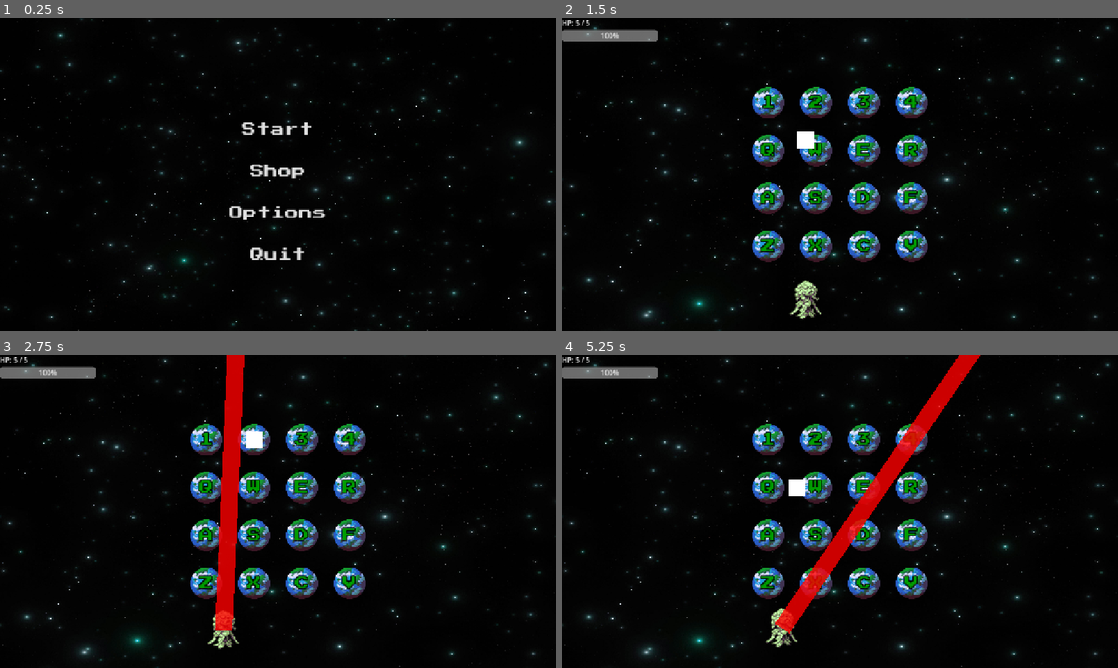
Above: before the commit, frames 1-4 (two rows, left to right).
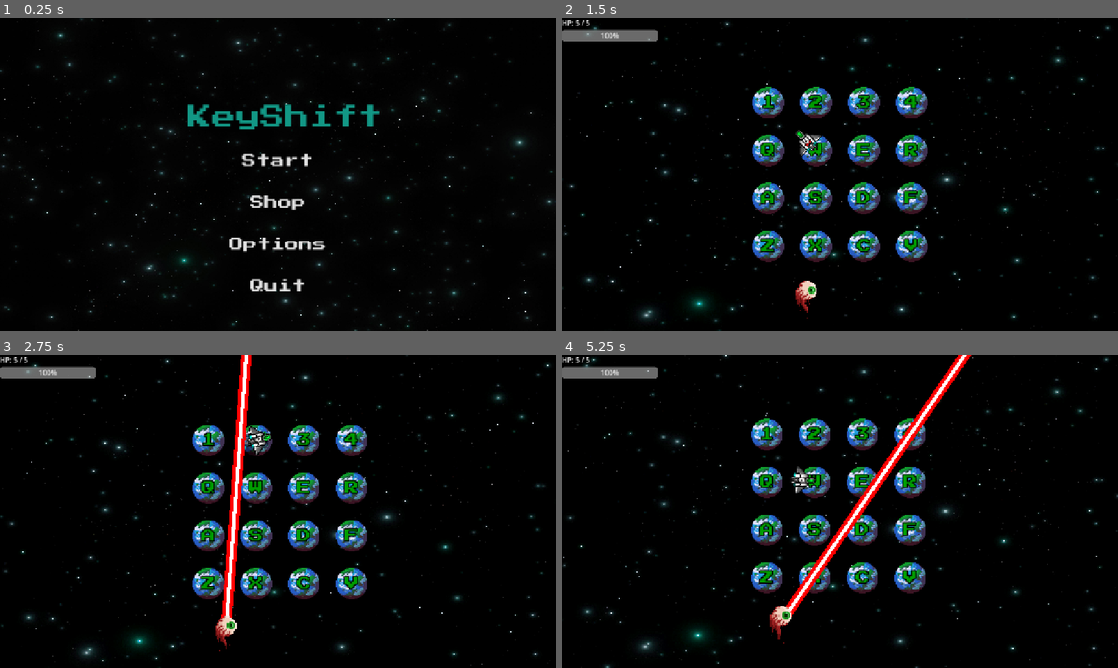
Above: after the commit, the same moments.

Repository: jcote04/CS780Game
Game: Godot game, scene res://scenes/main/main_menu.tscn
Two runs of this game, one before a commit and one after it. Both use one fixed random seed, a clock stepped at 60 frames per second and the inputs below.
Inputs (mouse positions are in pixels of both pictures, inside the frame that each line leads up to):
- Up to frame 1 (0.25 s): no input
- Up to frame 2 (1.5 s): click "Start" at 0.5 s; tap Enter at 1.25 s; move the mouse to (962, 158) at 1.27 s; hold D from 1.28 s (still down); tap 1 at 1.35 s
- Up to frame 3 (2.75 s): move the mouse to (166, 527) at 2.02 s; release D at 2.03 s; hold S from 2.03 s (still down); tap 2 at 2.1 s
- Up to frame 4 (5.25 s): move the mouse to (895, 442) at 2.77 s; release S at 2.78 s; hold D 2.78-3.53 s; tap one key every 0.75 s from 2.85 s: 3 4 Q E; move the mouse to (812, 574) at 3.52 s; hold W 3.53-4.28 s; move the mouse to (1006, 558) at 4.27 s; hold A from 4.28 s (still down); move the mouse to (673, 464) at 5.02 s

The runs differ from the first frame. In frame 1, 3.2% of the frame differs, in the area x 33-69%, y 27-88%; in frame 2, 0.6%; in frame 3, 10%; in frame 4, 13%, in the area x 0-100%, y 0-100%.

Commit message:
Add visual and audio overhaul

Diff:
--- a/project.godot
+++ b/project.godot
@@ -18,6 +18,7 @@
 [autoload]
 
 MusicManager="*uid://d4lugtfqxtwgo"
+CameraManager="*uid://dtrbplv06u661"
 
 [display]
 
--- a/scenes/main/main.tscn
+++ b/scenes/main/main.tscn
@@ -5,12 +5,175 @@
 [ext_resource type="Script" uid="uid://wepj5l05ri0c" path="res://scripts/player/player.gd" id="2_iuonh"]
 [ext_resource type="Script" uid="uid://b7mw2xlnpbtxm" path="res://scripts/enemies/Boss/boss.gd" id="3_k2fmo"]
 [ext_resource type="Script" path="res://scenes/main/hud.gd" id="4_l3cfh"]
+[ext_resource type="Texture2D" uid="uid://me32ta7jabg6" path="res://assets/sprite_sheets/player_ship1.png" id="4_ow5a4"]
+[ext_resource type="Texture2D" uid="uid://cv7wls1jxnjyn" path="res://assets/sprite_sheets/boss_eyeball.png" id="6_hujxm"]
 
 [sub_resource type="RectangleShape2D" id="RectangleShape2D_k2fmo"]
 size = Vector2(41, 38.5)
 
-[sub_resource type="RectangleShape2D" id="RectangleShape2D_l3cfh"]
-size = Vector2(41, 40)
+[sub_resource type="CapsuleShape2D" id="CapsuleShape2D_hujxm"]
+radius = 18.0
+height = 36.0
+
+[sub_resource type="AtlasTexture" id="AtlasTexture_yyfjg"]
+atlas = ExtResource("4_ow5a4")
+region = Rect2(0, 0, 34, 38)
+
+[sub_resource type="AtlasTexture" id="AtlasTexture_b1x3f"]
+atlas = ExtResource("4_ow5a4")
+region = Rect2(35, 0, 34, 38)
+
+[sub_resource type="AtlasTexture" id="AtlasTexture_a8run"]
+atlas = ExtResource("4_ow5a4")
+region = Rect2(70, 0, 34, 38)
+
+[sub_resource type="AtlasTexture" id="AtlasTexture_ouso4"]
+atlas = ExtResource("4_ow5a4")
+region = Rect2(105, 0, 34, 38)
+
+[sub_resource type="AtlasTexture" id="AtlasTexture_blune"]
+atlas = ExtResource("4_ow5a4")
+region = Rect2(140, 0, 34, 38)
+
+[sub_resource type="AtlasTexture" id="AtlasTexture_th5th"]
+atlas = ExtResource("4_ow5a4")
+region = Rect2(0, 38, 34, 38)
+
+[sub_resource type="AtlasTexture" id="AtlasTexture_7smn1"]
+atlas = ExtResource("4_ow5a4")
+region = Rect2(35, 38, 34, 38)
+
+[sub_resource type="AtlasTexture" id="AtlasTexture_raeie"]
+atlas = ExtResource("4_ow5a4")
+region = Rect2(70, 38, 34, 38)
+
+[sub_resource type="AtlasTexture" id="AtlasTexture_hxu8e"]
+atlas = ExtResource("4_ow5a4")
+region = Rect2(105, 38, 34, 38)
+
+[sub_resource type="AtlasTexture" id="AtlasTexture_nvumn"]
+atlas = ExtResource("4_ow5a4")
+region = Rect2(140, 38, 34, 38)
+
+[sub_resource type="SpriteFrames" id="SpriteFrames_ou6is"]
+animations = [{
+"frames": [{
+"duration": 1.0,
+"texture": SubResource("AtlasTexture_yyfjg")
+}, {
+"duration": 1.0,
+"texture": SubResource("AtlasTexture_b1x3f")
+}, {
+"duration": 1.0,
+"texture": SubResource("AtlasTexture_a8run")
+}, {
+"duration": 1.0,
+"texture": SubResource("AtlasTexture_ouso4")
+}, {
+"duration": 1.0,
+"texture": SubResource("AtlasTexture_blune")
+}],
+"loop": true,
+"name": &"idle",
+"speed": 10.0
+}, {
+"frames": [{
+"duration": 1.0,
+"texture": SubResource("AtlasTexture_th5th")
+}, {
+"duration": 1.0,
+"texture": SubResource("AtlasTexture_7smn1")
+}, {
+"duration": 1.0,
+"texture": SubResource("AtlasTexture_raeie")
+}, {
+"duration": 1.0,
+"texture": SubResource("AtlasTexture_hxu8e")
+}, {
+"duration": 1.0,
+"texture": SubResource("AtlasTexture_nvumn")
+}],
+"loop": true,
+"name": &"move",
+"speed": 10.0
+}]
+
+[sub_resource type="AtlasTexture" id="AtlasTexture_ou6is"]
+atlas = ExtResource("6_hujxm")
+region = Rect2(0, 0, 32, 32)
+
+[sub_resource type="AtlasTexture" id="AtlasTexture_necax"]
+atlas = ExtResource("6_hujxm")
+region = Rect2(32, 0, 32, 32)
+
+[sub_resource type="AtlasTexture" id="AtlasTexture_r4lks"]
+atlas = ExtResource("6_hujxm")
+region = Rect2(64, 0, 32, 32)
+
+[sub_resource type="AtlasTexture" id="AtlasTexture_pg34l"]
+atlas = ExtResource("6_hujxm")
+region = Rect2(96, 0, 32, 32)
+
+[sub_resource type="AtlasTexture" id="AtlasTexture_m4h2d"]
+atlas = ExtResource("6_hujxm")
+region = Rect2(0, 32, 32, 32)
+
+[sub_resource type="AtlasTexture" id="AtlasTexture_p8abn"]
+atlas = ExtResource("6_hujxm")
+region = Rect2(32, 32, 32, 32)
+
+[sub_resource type="AtlasTexture" id="AtlasTexture_s17dp"]
+atlas = ExtResource("6_hujxm")
+region = Rect2(64, 32, 32, 32)
+
+[sub_resource type="AtlasTexture" id="AtlasTexture_37hlw"]
+atlas = ExtResource("6_hujxm")
+region = Rect2(96, 32, 32, 32)
+
+[sub_resource type="SpriteFrames" id="SpriteFrames_6llfj"]
+animations = [{
+"frames": [{
+"duration": 1.0,
+"texture": SubResource("AtlasTexture_ou6is")
+}, {
+"duration": 1.0,
+"texture": SubResource("AtlasTexture_necax")
+}, {
+"duration": 1.0,
+"texture": SubResource("AtlasTexture_r4lks")
+}, {
+"duration": 1.0,
+"texture": SubResource("AtlasTexture_pg34l")
+}],
+"loop": true,
+"name": &"idle",
+"speed": 5.0
+}, {
+"frames": [{
+"duration": 1.0,
+"texture": SubResource("AtlasTexture_m4h2d")
+}, {
+"duration": 1.0,
+"texture": SubResource("AtlasTexture_p8abn")
+}, {
+"duration": 1.0,
+"texture": SubResource("AtlasTexture_s17dp")
+}, {
+"duration": 1.0,
+"texture": SubResource("AtlasTexture_37hlw")
+}],
+"loop": true,
+"name": &"move",
+"speed": 5.0
+}]
+
+[sub_resource type="Environment" id="Environment_6q06x"]
+background_mode = 3
+glow_enabled = true
+glow_levels/4 = 0.0
+glow_intensity = 1.0
+glow_strength = 1.2
+glow_hdr_threshold = 0.7
 
 [node name="Main" type="Node2D" unique_id=921002367]
 
@@ -46,28 +209,60 @@
 collision_mask = 8
 
 [node name="CollisionShape2D" type="CollisionShape2D" parent="Player/Hurtbox" unique_id=1437187042]
-shape = SubResource("RectangleShape2D_l3cfh")
-
-[node name="ColorRect" type="ColorRect" parent="Player" unique_id=469976730]
-anchors_preset = 8
-anchor_left = 0.5
-anchor_top = 0.5
-anchor_right = 0.5
-anchor_bottom = 0.5
-offset_left = -20.0
-offset_top = -20.0
-offset_right = 20.0
-offset_bottom = 20.0
-grow_horizontal = 2
-grow_vertical = 2
+shape = SubResource("CapsuleShape2D_hujxm")
+
+[node name="AnimatedSprite2D" type="AnimatedSprite2D" parent="Player" unique_id=500766085]
+texture_filter = 1
+scale = Vector2(2, 2)
+sprite_frames = SubResource("SpriteFrames_ou6is")
+animation = &"idle"
+frame_progress = 0.3526056
+
+[node name="Shadow" type="AnimatedSprite2D" parent="Player/AnimatedSprite2D" unique_id=415009978]
 
 [node name="Boss" type="Node2D" parent="." unique_id=1362549979]
 script = ExtResource("3_k2fmo")
 player = NodePath("../Player")
 grid = NodePath("../Grid")
+grid_center = null
+orbit_radius = null
 move_speed = 2.0
+attack_color = null
+warn_color = null
 idle_duration = 1.0
+attack_duration = null
+attack_width = null
+attack_length = null
+blink_duration = null
+charge_warn_color = null
+charge_speed = null
+charge_duration = null
+return_speed = null
 laser_attack_chance = 0.4
+disable_duration = null
+disable_warn_color = null
+disabled_color = null
+normal_color = null
+warn_blinks = null
+blink_time = null
+quadrant_disabled = null
+contact_damage = null
+charge_hit_radius = null
+
+[node name="LaserLine" type="Line2D" parent="Boss" unique_id=2078727681]
+width = 24.0
+default_color = Color(3.2944162, 0, 0, 1)
+
+[node name="LaserLineCore" type="Line2D" parent="Boss" unique_id=1771700752]
+width = 8.0
+default_color = Color(10.5787325, 10.5787325, 10.5787325, 1)
+
+[node name="AnimatedSprite2D" type="AnimatedSprite2D" parent="Boss" unique_id=1914732065]
+texture_filter = 1
+scale = Vector2(3, 3)
+sprite_frames = SubResource("SpriteFrames_6llfj")
+animation = &"move"
+frame_progress = 0.7828522
 
 [node name="HUD" type="CanvasLayer" parent="." unique_id=1850616728]
 script = ExtResource("4_l3cfh")
@@ -85,3 +280,6 @@
 
 [node name="ProgressBar" type="ProgressBar" parent="HUD/MarginContainer/VBoxContainer" unique_id=192540815]
 layout_mode = 2
+
+[node name="WorldEnvironment" type="WorldEnvironment" parent="." unique_id=209785228]
+environment = SubResource("Environment_6q06x")
--- a/scenes/main/main_menu.tscn
+++ b/scenes/main/main_menu.tscn
@@ -61,6 +61,20 @@
 texture = ExtResource("2_byqcc")
 expand_mode = 1
 
+[node name="Title" type="Label" parent="." unique_id=1960561447]
+offset_left = 432.0
+offset_top = 200.0
+offset_right = 880.0
+offset_bottom = 256.0
+theme_override_colors/font_color = Color(0.07058824, 0.5921569, 0.52156866, 1)
+theme_override_colors/font_outline_color = Color(0, 0, 0, 1)
+theme_override_constants/outline_size = 3
+theme_override_fonts/font = ExtResource("3_w6ykx")
+theme_override_font_sizes/font_size = 56
+text = "KeyShift"
+horizontal_alignment = 1
+vertical_alignment = 1
+
 [node name="Button_manager" type="Control" parent="." unique_id=415719536]
 layout_mode = 3
 anchors_preset = 0
@@ -70,9 +84,9 @@
 [node name="Start" type="Button" parent="Button_manager" unique_id=727541040]
 layout_mode = 0
 offset_left = 512.0
-offset_top = 216.0
+offset_top = 288.0
 offset_right = 768.0
-offset_bottom = 298.0
+offset_bottom = 370.0
 theme_override_fonts/font = ExtResource("3_w6ykx")
 theme_override_font_sizes/font_size = 33
 theme_override_styles/normal = SubResource("StyleBoxEmpty_hiibk")
@@ -86,9 +100,9 @@
 [node name="Shop" type="Button" parent="Button_manager" unique_id=827162498]
 layout_mode = 0
 offset_left = 512.0
-offset_top = 312.0
+offset_top = 384.0
 offset_right = 768.0
-offset_bottom = 394.0
+offset_bottom = 466.0
 theme_override_fonts/font = ExtResource("3_w6ykx")
 theme_override_font_sizes/font_size = 32
 theme_override_styles/normal = SubResource("StyleBoxEmpty_cnht7")
@@ -101,9 +115,9 @@
 [node name="Options" type="Button" parent="Button_manager" unique_id=1579786349]
 layout_mode = 0
 offset_left = 512.0
-offset_top = 408.0
+offset_top = 480.0
 offset_right = 768.0
-offset_bottom = 490.0
+offset_bottom = 562.0
 theme_override_fonts/font = ExtResource("3_w6ykx")
 theme_override_font_sizes/font_size = 32
 theme_override_styles/normal = SubResource("StyleBoxEmpty_7orsx")
@@ -116,9 +130,9 @@
 [node name="Quit" type="Button" parent="Button_manager" unique_id=1100778491]
 layout_mode = 0
 offset_left = 512.0
-offset_top = 504.0
+offset_top = 576.0
 offset_right = 768.0
-offset_bottom = 586.0
+offset_bottom = 658.0
 theme_override_fonts/font = ExtResource("3_w6ykx")
 theme_override_font_sizes/font_size = 32
 theme_override_styles/normal = SubResource("StyleBoxEmpty_d4g5q")
--- a/scripts/enemies/Boss/boss.gd
+++ b/scripts/enemies/Boss/boss.gd
@@ -1,4 +1,6 @@
 extends Node2D
+
+@onready var boss_anim: AnimatedSprite2D = $AnimatedSprite2D
 
 @export var player: NodePath
 @export var grid: NodePath
@@ -10,7 +12,7 @@
 @export var idle_duration := 2.0
 @export var attack_duration := 0.5
 @export var attack_width := 40.0
-@export var attack_length := 800.0
+@export var attack_length := 1200.0
 @export var blink_duration := 0.2
 
 # Charge attack
@@ -32,6 +34,8 @@
 @export var contact_damage := 1
 @export var charge_hit_radius := 45.0
 
+var laser_line: Line2D
+var laser_line_core: Line2D
 var laser_has_hit := false
 var charge_has_hit := false
 
@@ -42,8 +46,8 @@
 
 var player_node
 var grid_node
+
 var attack_rect: ColorRect
-var boss_visual: Sprite2D
 
 var state := "idle"
 var attack_type := ""
@@ -61,6 +65,11 @@
 func _ready():
 	randomize()
 
+	laser_line = $LaserLine
+	laser_line_core = $LaserLineCore
+	laser_line.visible = false
+	laser_line_core.visible = false
+
 	audio_laser = AudioStreamPlayer2D.new()
 	audio_laser.stream = preload("res://audio/boss_laser.wav")
 	add_child(audio_laser)
@@ -81,10 +90,7 @@
 	target_speed = move_speed
 	timer = idle_duration
 
-	boss_visual = Sprite2D.new()
-	boss_visual.texture = preload("res://assets/sprites/alien_boss.png")
-	boss_visual.scale = Vector2(2, 2)  # double the size
-	add_child(boss_visual)
+	boss_anim.play("idle")
 
 	attack_rect = ColorRect.new()
 	attack_rect.visible = false
@@ -102,6 +108,10 @@
 			current_speed = lerp(current_speed, target_speed, delta * 1.5)
 			angle += current_speed * delta
 			global_position = grid_center + Vector2(cos(angle), sin(angle)) * orbit_radius
+
+			# Face toward center
+			var to_center = (grid_center - global_position).normalized()
+			boss_anim.flip_h = to_center.x < 0
 
 			timer -= delta
 			if timer <= 0:
@@ -138,13 +148,19 @@
 						state = "attack"
 						timer = attack_duration
 						update_attack_rect(attack_color)
-						attack_rect.visible = true
+						attack_rect.visible = false
+						var dir = (locked_player_pos - global_position).normalized()
+						var end_point = dir * attack_length
+						CameraManager.shake(13.0, 0.5)
+						laser_line.points = [Vector2.ZERO, end_point]
+						laser_line_core.points = [Vector2.ZERO, end_point]
+						show_laser()
 					elif attack_type == "charge":
 						state = "charge"
 						timer = charge_duration
 						charge_dir = (locked_player_pos - global_position).normalized()
 						attack_rect.visible = false
-						boss_visual.modulate = Color(1.0, 0.4, 0.2)
+						boss_anim.modulate = Color(1.0, 0.4, 0.2)
 
 		"attack":
 			if !laser_has_hit and is_player_in_laser():
@@ -153,20 +169,22 @@
 
 			timer -= delta
 			if timer <= 0:
-				attack_rect.visible = false
+				hide_laser()
 				state = "idle"
 				timer = idle_duration
 
 		"charge":
 			timer -= delta
 			global_position += charge_dir * charge_speed * delta
+
+			boss_anim.play("move")
 
 			if !charge_has_hit and global_position.distance_to(player_node.global_position) <= charge_hit_radius:
 				player_node.take_damage(contact_damage)
 				charge_has_hit = true
 
 			if timer <= 0:
-				boss_visual.modulate = Color(1, 1, 1)
+				boss_anim.modulate = Color(1, 1, 1)
 
 				angle = (global_position - grid_center).angle()
 				return_target = grid_center + Vector2(cos(angle), sin(angle)) * orbit_radius
@@ -210,7 +228,7 @@
 	state = "charge"
 	timer = charge_duration
 	attack_rect.visible = false
-	boss_visual.modulate = Color(1.0, 0.4, 0.2)
+	boss_anim.modulate = Color(1.0, 0.4, 0.2)
 	audio_charge.pitch_scale = randf_range(0.9, 1.1)
 	audio_charge.play()
 
@@ -243,3 +261,23 @@
 	attack_rect.position = Vector2(0, -attack_width / 2)
 	attack_rect.pivot_offset = Vector2(0, attack_width / 2)
 	attack_rect.rotation = attack_angle
+
+
+func show_laser():
+	laser_line.visible = true
+	laser_line_core.visible = true
+	laser_line.modulate.a = 0.0
+	laser_line_core.modulate.a = 0.0
+	var tween = create_tween()
+	tween.set_parallel(true)
+	tween.tween_property(laser_line, "modulate:a", 1.0, 0.1)
+	tween.tween_property(laser_line_core, "modulate:a", 1.0, 0.1)
+
+func hide_laser():
+	var tween = create_tween()
+	tween.set_parallel(true)
+	tween.tween_property(laser_line, "modulate:a", 0.0, 0.15)
+	tween.tween_property(laser_line_core, "modulate:a", 0.0, 0.15)
+	await tween.finished
+	laser_line.visible = false
+	laser_line_core.visible = false
--- /dev/null
+++ b/scripts/managers/camera_manager.gd
@@ -0,0 +1,19 @@
+extends Node
+
+var camera: Camera2D
+
+func init(cam: Camera2D):
+	camera = cam
+
+func shake(strength: float = 10.0, duration: float = 0.3):
+	if not camera:
+		return
+	var tween = create_tween()
+	var steps := 6
+	for i in steps:
+		var offset = Vector2(
+			randf_range(-strength, strength),
+			randf_range(-strength, strength)
+		)
+		tween.tween_property(camera, "offset", offset, duration / steps)
+	tween.tween_property(camera, "offset", Vector2.ZERO, 0.05)
--- a/scripts/player/player.gd
+++ b/scripts/player/player.gd
@@ -2,8 +2,11 @@
 
 signal health_changed(current: int, maximum: int)
 
+@onready var anim: AnimatedSprite2D = $AnimatedSprite2D
+@onready var shadow: AnimatedSprite2D = $AnimatedSprite2D/Shadow
+
 @export var grid_node: NodePath
-@export var move_speed := 500.0
+@export var move_speed := 400.0
 @export var max_health := 5
 @export var invincible_time := 0.4
 
@@ -34,10 +37,14 @@
 func _ready():
 
 	# Sprite
-	# var sprite = Sprite2D.new()
-	# sprite.texture = preload("res://assets/sprites/space_ship.png")
-	# sprite.scale = Vector2(.2, .2)
-	# add_child(sprite)
+	anim.play("idle")
+
+	# Shadow
+	shadow.sprite_frames = anim.sprite_frames
+	shadow.modulate = Color(0, 0, 0, 0.5)
+	shadow.position = Vector2(7, 7)
+	shadow.scale = Vector2(1, 1)
+	shadow.z_index = -1
 
 	z_index = 1
 	health = max_health
@@ -57,6 +64,7 @@
 
 	# Camera
 	camera = get_tree().get_first_node_in_group("camera")
+	CameraManager.init(camera)
 
 	# Audio
 	audio_hurt = AudioStreamPlayer.new()
@@ -71,13 +79,23 @@
 			target_position = grid_positions[current_index]
 			moving = true
 
+			# Face toward target
+			var dir = (target_position - global_position).normalized()
+			anim.rotation = dir.angle() + deg_to_rad(90)
+
+
 func _physics_process(delta):
 	if invincible:
 		invincible_timer -= delta
 		if invincible_timer <= 0:
 			invincible = false
+			shadow.animation = anim.animation
+			shadow.frame = anim.frame
+			shadow.rotation = 0
 
 	if moving:
+		anim.play("move")
+		shadow.visible = false
 		var direction = (target_position - global_position).normalized()
 		velocity = direction * move_speed
 		move_and_slide()
@@ -87,11 +105,18 @@
 			velocity = Vector2.ZERO
 			moving = false
 	else:
+		anim.play("idle")
+		shadow.visible = true
 		velocity = Vector2.ZERO
 
 func take_damage(amount: int):
 	if invincible:
 		return
+
+	# Flash red
+	anim.modulate = Color(1, 0, 0)
+	await get_tree().create_timer(0.1).timeout
+	anim.modulate = Color(1, 1, 1)
 
 	health -= amount
 	if health < 0:
@@ -101,7 +126,7 @@
 	invincible_timer = invincible_time
 
 	emit_signal("health_changed", health, max_health)
-	shake_camera()
+	CameraManager.shake(17.0, 0.3)
 	audio_hurt.pitch_scale = randf_range(0.9, 1.1)
 	audio_hurt.play()
 	print("Player HP: ", health)
@@ -127,17 +152,3 @@
 func _on_hurtbox_body_entered(body: Node):
 	if body.is_in_group("enemy"):
 		take_damage(1)
-
-func shake_camera():
-	if not camera:
-		return
-	var origin = camera.global_position
-	var tween = create_tween()
-	var steps := 6
-	for i in steps:
-		var offset = Vector2(
-			randf_range(-shake_strength, shake_strength),
-			randf_range(-shake_strength, shake_strength)
-		)
-		tween.tween_property(camera, "offset", offset, shake_duration / steps)
-	tween.tween_property(camera, "offset", Vector2.ZERO, 0.05)
Binary file added: assets/sprite_sheets/boss_eyeball.png
Not shown, added: assets/sprite_sheets/boss_eyeball.png.import
Binary file added: assets/sprite_sheets/player_ship1.png
Not shown, added: assets/sprite_sheets/player_ship1.png.import
Binary file added: assets/sprites/laser_circle.png
Not shown, added: assets/sprites/laser_circle.png.import
Not shown, added: scripts/managers/camera_manager.gd.uid
